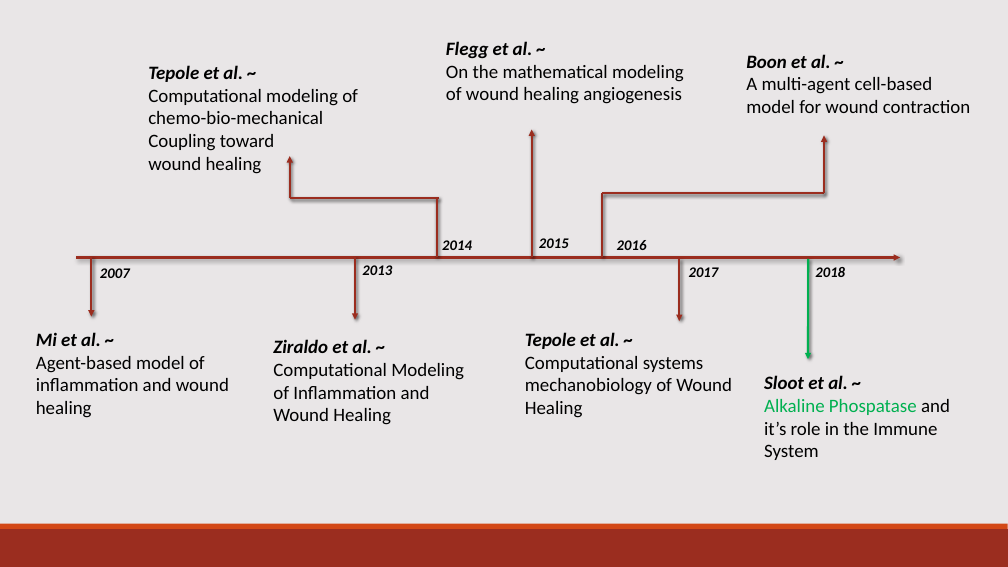
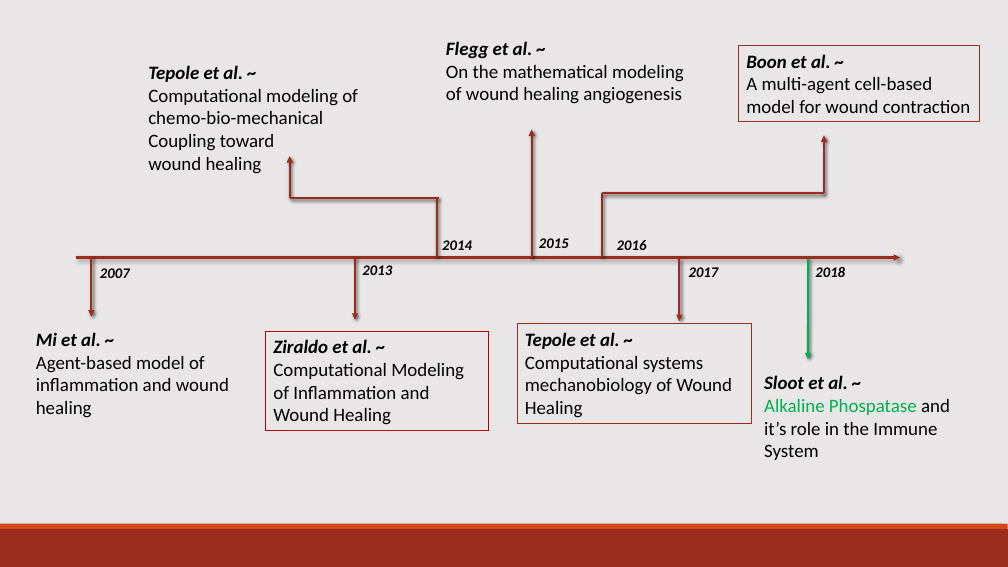
Before and after one commit to BenDickens/Brandwonden-Project-IAS, a slide deck: slide 7 of Notes and Primers/research proposal ppt.pptx. Drawn at 1008x567 pixels with LibreOffice and Linux fonts; fonts in the diff are those of the drawing. Boxes give left, top, right and bottom in pixels: in the first picture for what was removed or moved away, otherwise in the second. Text is boxed around its words. In the diff, an @@ line names an element or a change of style, - is before the commit and + after.

```diff
--- a/Notes and Primers/research proposal ppt.pptx
+++ b/Notes and Primers/research proposal ppt.pptx
@@ rectangle "Boon et al. ~" at [739,45,979,122]: outline none to #9B2D1F 1 pt @@
@@ 3 rectangles: place and size @@
-3 rectangles at [273,54,971,425]
+3 rectangles at [266,45,979,430]
@@ rectangle "Tepole et al. ~" at [517,324,752,423]: outline none to #9B2D1F 0.75 pt @@
@@ rectangle "Ziraldo et al. ~" at [266,331,488,430]: outline none to #C00000 0.75 pt @@
```
Also in this commit, not shown: 4 other slides changed, 4 slides added, 2 slides removed, 1 other file.
